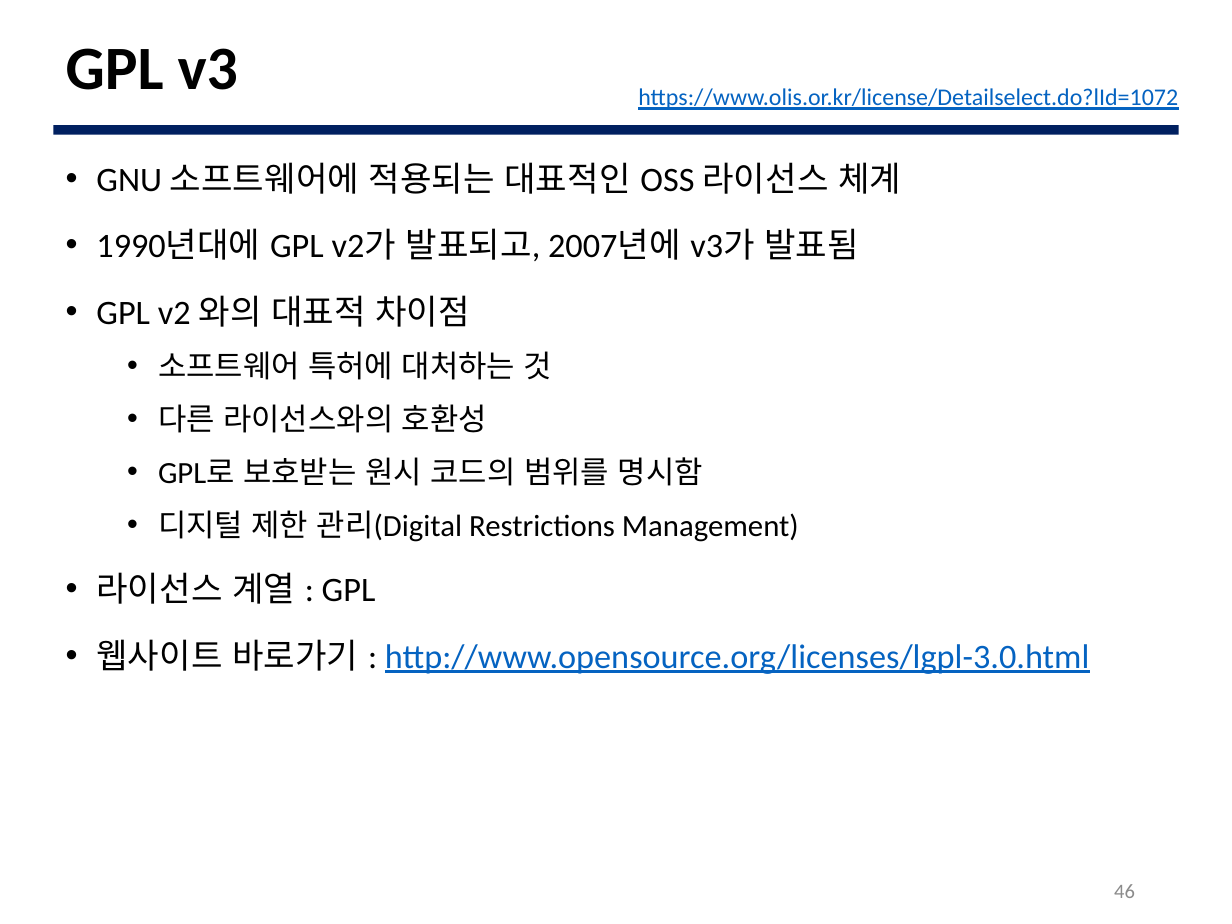
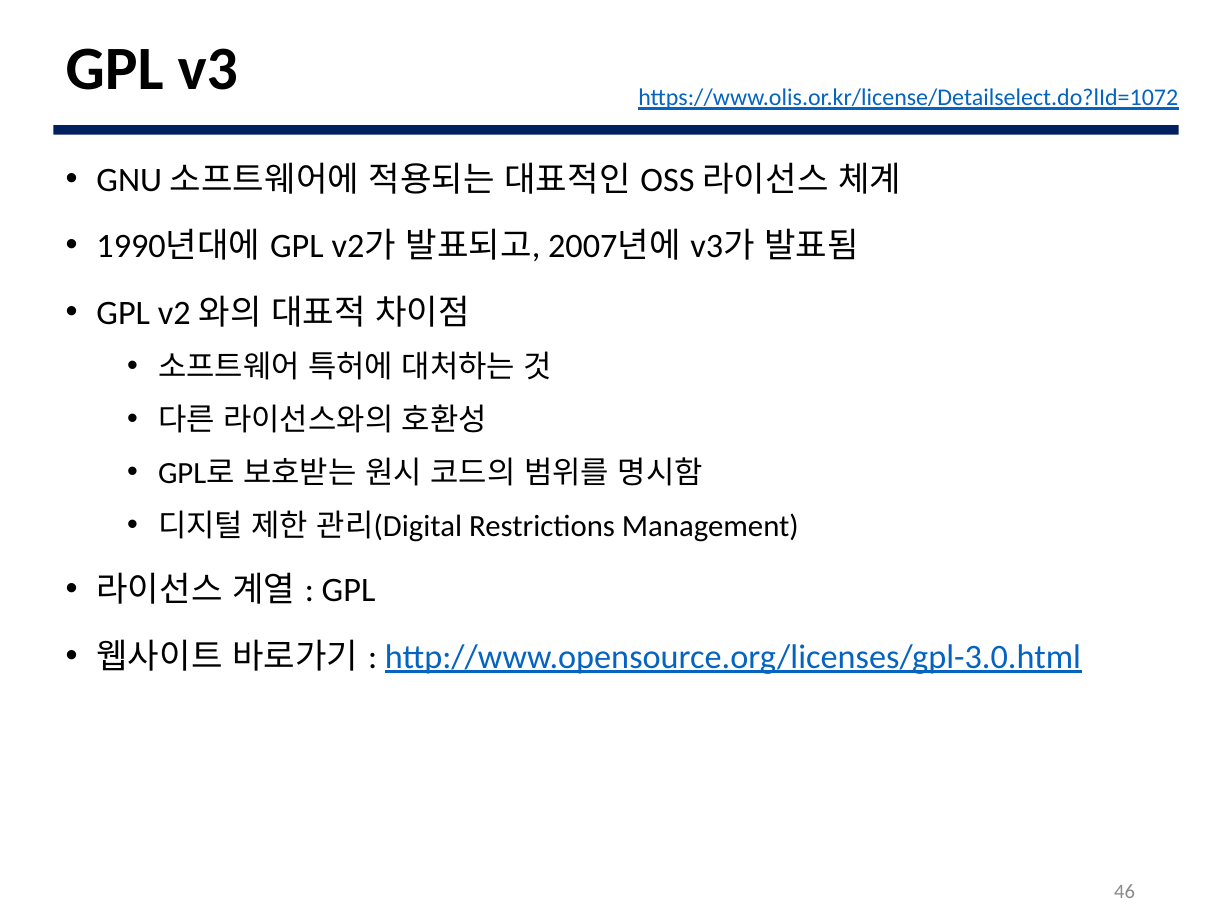
Before and after one commit to JBNU-JEduTools/osscourse, a slide deck: slide 46 of Slides 2020/3. OSS License v2.pptx. Drawn at 1232x924 pixels with LibreOffice and Linux fonts; fonts in the diff are those of the drawing; background and template pictures are left out. Boxes give left, top, right and bottom in pixels: in the first picture for what was removed or moved away, otherwise in the second. Text is boxed around its words. In the diff, an @@ line names an element or a change of style, - is before the commit and + after.

Commit message:
GPL v3 슬라이드 링크 오류 수정
p.45 - GPL v3 슬라이드
하이퍼링크가 LGPL v3 으로 잘못 연결되어있는 것을
GPL v3 으로 연결되도록 수정

```diff
--- a/Slides 2020/3. OSS License v2.pptx
+++ b/Slides 2020/3. OSS License v2.pptx
@@ text at bbox=[96, 639, 1081, 674]: text changed @@
-• 웹사이트 바로가기 : http://www.opensource.org/licenses/lgpl-3.0.html
+• 웹사이트 바로가기 : http://www.opensource.org/licenses/gpl-3.0.html
```
Also in this commit, not shown: 1 other file.
